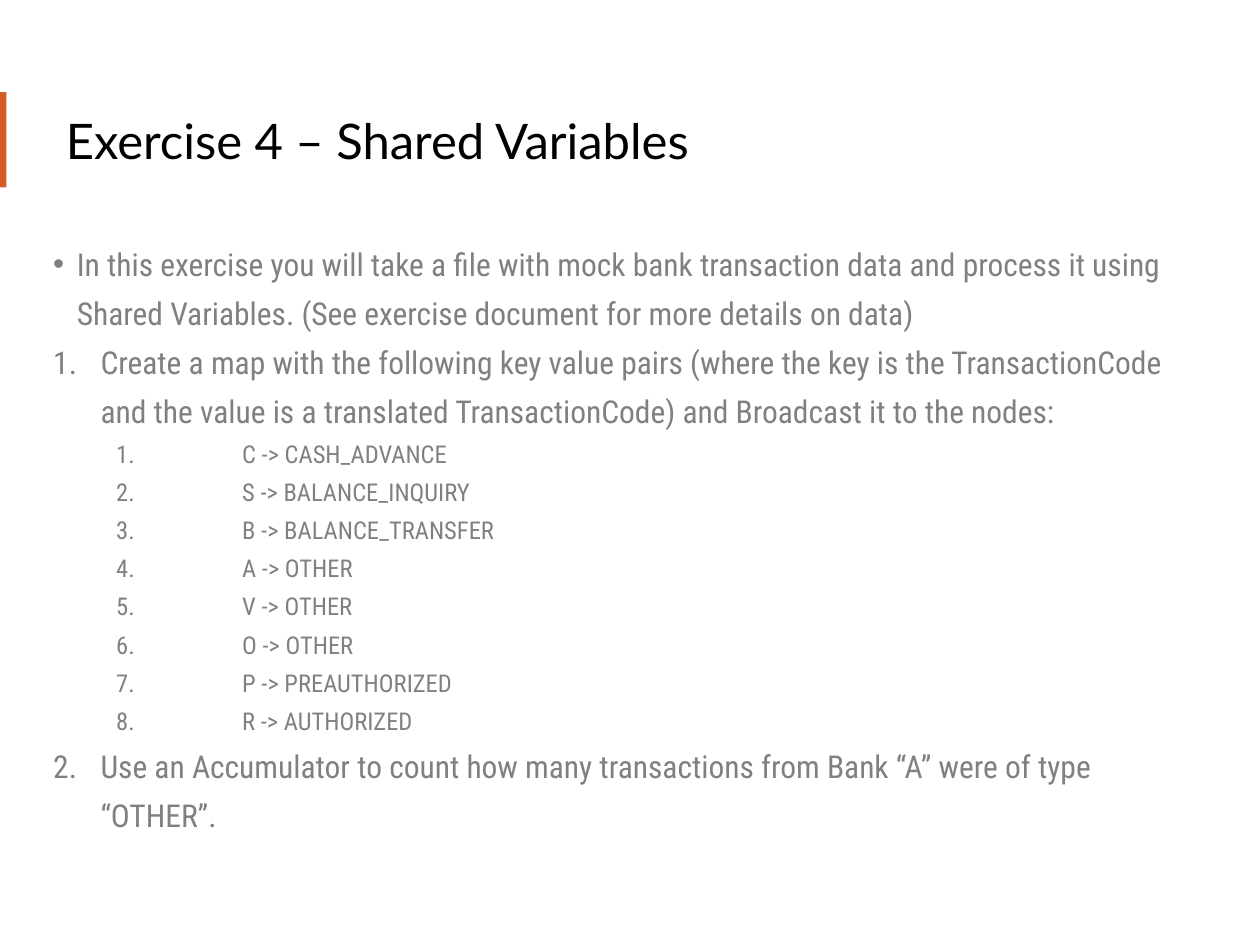
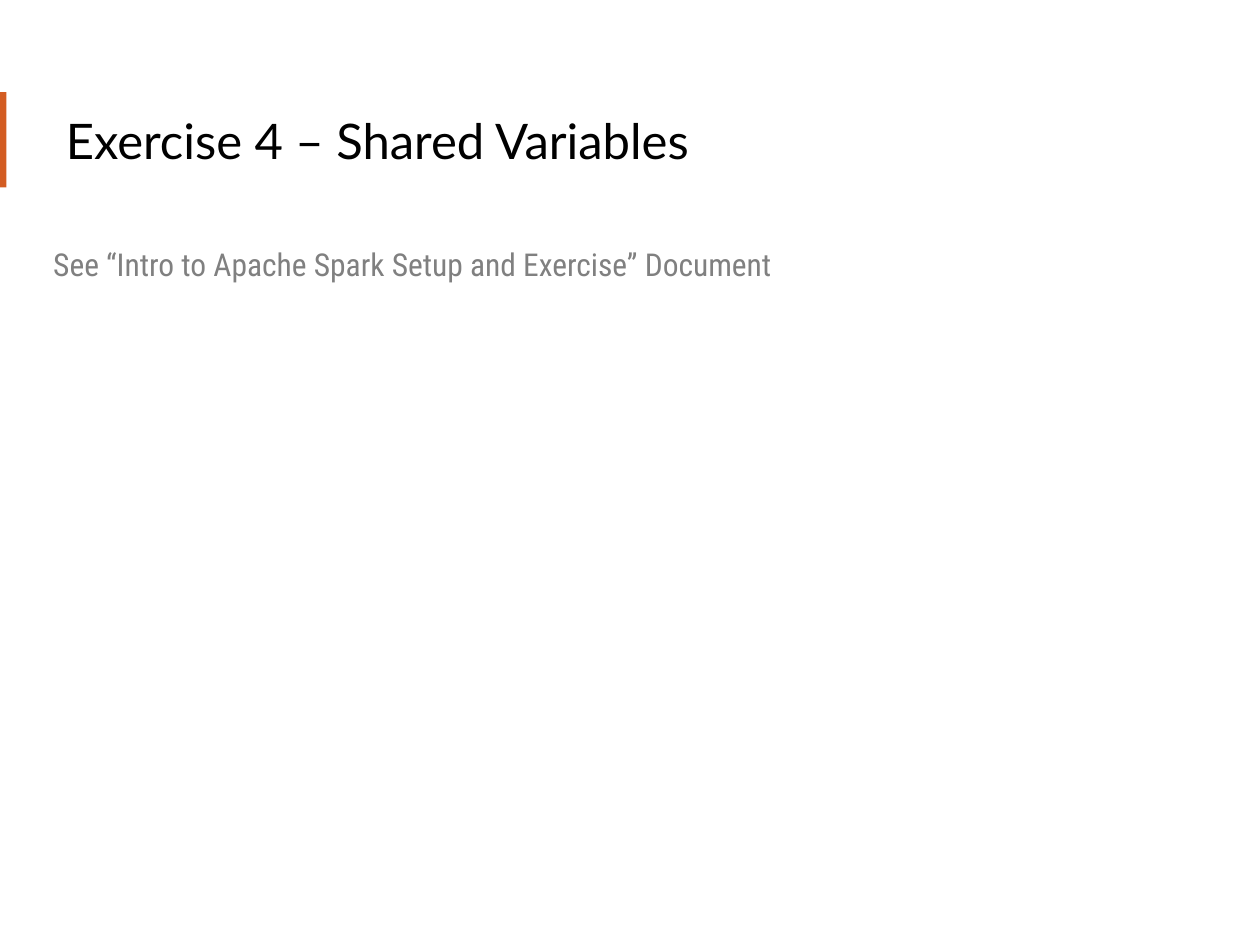
Before and after one commit to teamclairvoyant/intro-to-spark, a slide deck: slide 70 of Intro to Apache Spark Slides.pptx. Drawn at 1260x945 pixels with LibreOffice and Linux fonts; fonts in the diff are those of the drawing. Boxes give left, top, right and bottom in pixels: in the first picture for what was removed or moved away, otherwise in the second. Text is boxed around its words. In the diff, an @@ line names an element or a change of style, - is before the commit and + after.

Commit message:
Fixing spelling issues and other issues with slides after first run through

```diff
--- a/Intro to Apache Spark Slides.pptx
+++ b/Intro to Apache Spark Slides.pptx
@@ text at <box>53,252,771,283</box>: text changed @@
-• In this exercise you will take a file with mock bank transaction data and process it using Shared Variables. (See exercise document for more details on data)
-1. Create a map with the following key value pairs (where the key is the TransactionCode and the value is a translated TransactionCode) and Broadcast it to the nodes:
-  1. C -> CASH_ADVANCE
-  2. S -> BALANCE_INQUIRY
-  3. B -> BALANCE_TRANSFER
-  4. A -> OTHER
-  5. V -> OTHER
-  6. O -> OTHER
-  7. P -> PREAUTHORIZED
-  8. R -> AUTHORIZED
-2. Use an Accumulator to count how many transactions from Bank “A” were of type “OTHER”.
+See “Intro to Apache Spark Setup and Exercise” Document
```
Also in this commit, not shown: 13 other slides changed.
